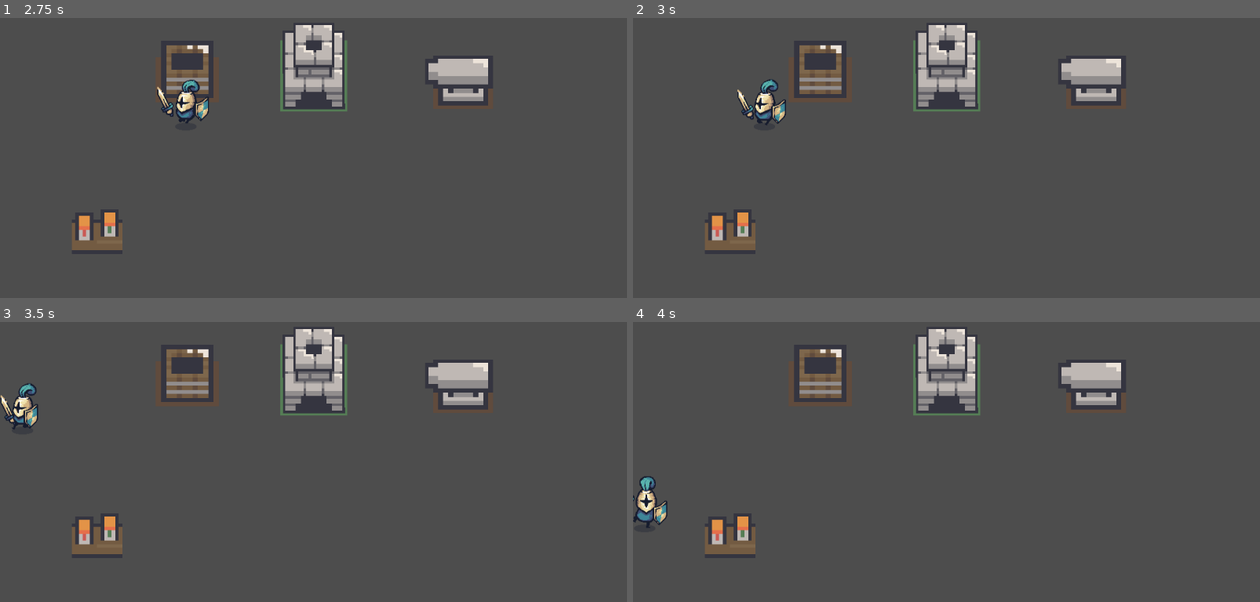
Above: before the commit, frames 1-4 (two rows, left to right).
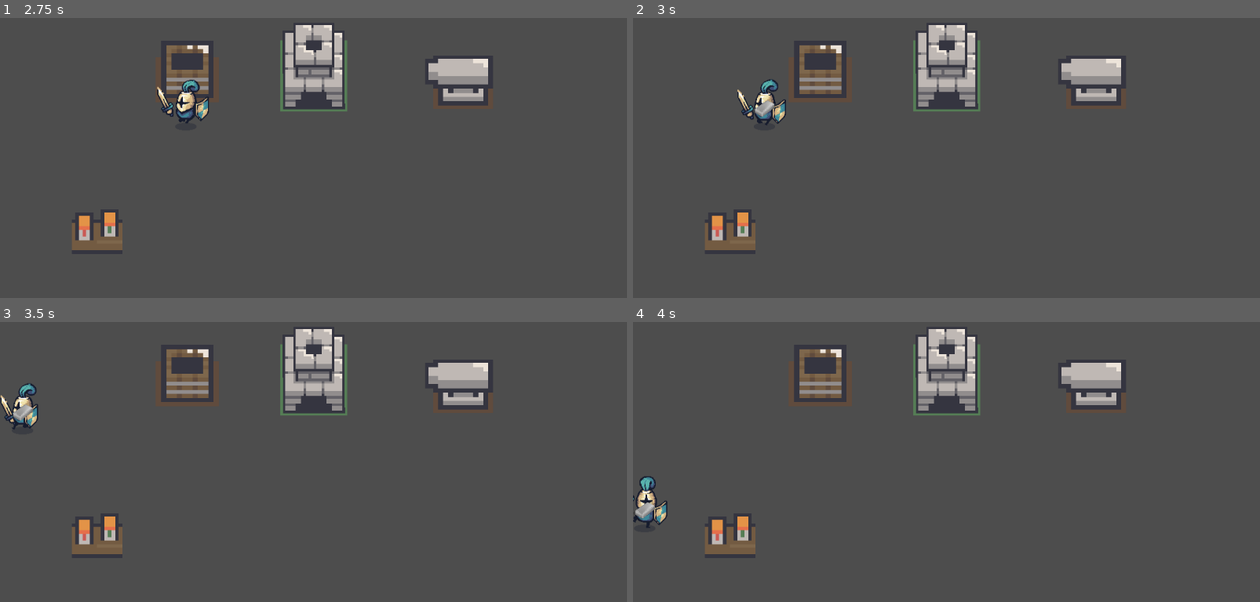
Above: after the commit, the same moments.

Repository: kevinjarocki/BladeRush
Game: Godot game, scene res://shop.tscn
The game is run twice, just before and just after one commit, with the same random seed, the same clock (stepped at 60 frames per second) and the same inputs. The engine's default icon, where the game draws it, is replaced by a stand-in: a white triangle on a blue panel in a dark square.
Inputs (mouse positions are in pixels of both pictures, inside the frame that each line leads up to):
- Up to frame 1 (2.75 s): move the mouse to (282, 261) at 0.52 s; hold W (move_up) 0.53-2.03 s; click (282, 261) at 0.6 s; move the mouse to (501, 244) at 1.27 s; tap Space (interact) at 1.35 s; tap Enter at 2 s; move the mouse to (125, 138) at 2.02 s; hold A (move_left) from 2.03 s (still down); click (125, 138) at 2.1 s
- Up to frame 2 (3 s): keep holding A (move_left); move the mouse to (977, 191) at 2.77 s; tap Space (interact) at 2.85 s; click (977, 191) at 2.92 s
- Up to frame 3 (3.5 s): keep holding A (move_left)
- Up to frame 4 (4 s): move the mouse to (852, 408) at 3.52 s; release A (move_left) at 3.53 s; hold S (move_down) from 3.53 s (still down); click (852, 408) at 3.6 s

Frame 1 is identical in both runs. In frame 2, 0.1% of the frame differs, in the area x 19-23%, y 28-36%; in frame 3, 0.1%; in frame 4, 0.1%.
Error before the commit: Parse Error: Too many arguments for "ingotCheck()" call. Expected at most 0 but received 1. (res://ShopManager.gd:31)

Commit message:
Fixing main

Diff:
--- a/ShopManager.gd
+++ b/ShopManager.gd
@@ -28,16 +28,19 @@
 
 func playerAtAnvil():
 	$Player.freeze()
-	var IngotNode = ingotCheck($Player)
+	var IngotNode = ingotCheck()
 	IngotNode.recipe = recipeBook[IngotNode.recipeName]
-	$AnvilGame.summonMinigame(ingotCheck($Player))
+	$AnvilGame.summonMinigame(ingotCheck())
 	$Player.unFreeze()
 	print("here")
 
 func playerAtForge():
 
-	if ingotCheck($Anvil) and ingotCheck($Player):
-		print("Cant add another ingot")
+	var query := PhysicsPointQueryParameters2D.new()
+	query.collide_with_areas = true
+	query.collide_with_bodies = false
+	query.position = Vector2(575,155)
+	var space = get_world_2d().direct_space_state
 
 	for x in get_world_2d().direct_space_state.intersect_point(query):
 		print(x.collider.owner.name)
@@ -64,8 +67,8 @@
 
 
 	else:
-		if ingotCheck($Player):
-			var ingotNode = ingotCheck($Player)
+		if ingotCheck():
+			var ingotNode = ingotCheck()
 			reparentNode($Anvil, $Player, ingotNode)
 			ingotNode.isForge = true
 
@@ -73,7 +76,7 @@
 			print("Nothing to do, player does not have ingot")
 
 func playerAtOreBox():
-	if !ingotCheck($Player):
+	if !ingotCheck():
 		var item = load("res://ingot.tscn").instantiate()
 		$Player.add_child(item)
 		print ("Picked up ingot")
--- a/cash_register.tscn
+++ b/cash_register.tscn
@@ -26,6 +26,5 @@
 
 [node name="CollisionShape2D" type="CollisionShape2D" parent="StaticBody2D"]
 position = Vector2(0.149733, 0.633587)
-scale = Vector2(1, 1)
 shape = SubResource("RectangleShape2D_lui1a")
 debug_color = Color(0.960784, 0, 0.505882, 0.419608)
--- a/ingot.tscn
+++ b/ingot.tscn
@@ -43,11 +43,10 @@
 "speed": 5.0
 }]
 
-[sub_resource type="RectangleShape2D" id="RectangleShape2D_t1o80"]
+[sub_resource type="RectangleShape2D" id="RectangleShape2D_d1cr4"]
 size = Vector2(166, 78)
 
 [node name="Ingot" type="Node2D" groups=["ingot"]]
-
 scale = Vector2(0.25, 0.25)
 script = ExtResource("1_iac0r")
 temperature = -430
@@ -63,3 +62,10 @@
 offset_bottom = 95.0
 rotation = -0.628319
 color = Color(0.32549, 0, 0, 0.796078)
+
+[node name="Area2D" type="Area2D" parent="."]
+
+[node name="CollisionShape2D" type="CollisionShape2D" parent="Area2D"]
+position = Vector2(-3.99999, -4)
+rotation = -0.628319
+shape = SubResource("RectangleShape2D_d1cr4")
Not shown: 1 places in ingot.tscn that only renumber resources
Not shown: 1 places in shop.tscn that only renumber resources
